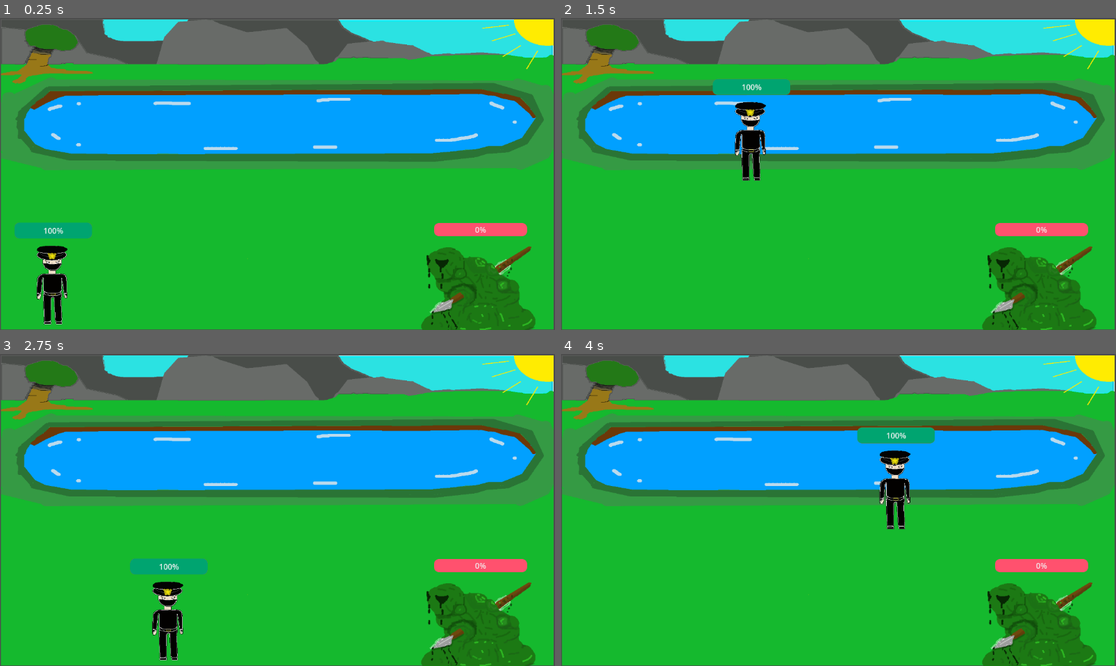
Above: before the commit, frames 1-4 (two rows, left to right).
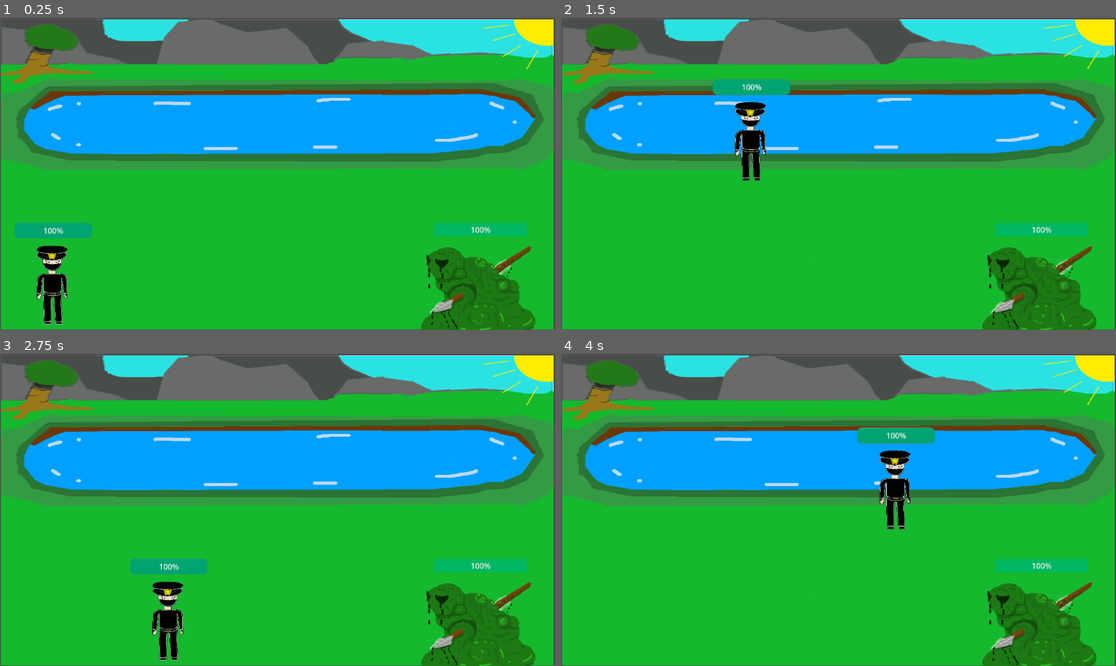
Above: after the commit, the same moments.

Repository: jwang5-dot/12-DT-Project
Game: Godot game, scene res://scene/Level_1_scene.tscn
The game is run twice, just before and just after one commit, with the same random seed, the same clock (stepped at 60 frames per second) and the same inputs. The project has no main scene, so this scene is started directly.
Inputs:
- Up to frame 1 (0.25 s): no input
- Up to frame 2 (1.5 s): tap Enter (ui_accept) at 0.5, 0.77 s; hold Right (ui_right) from 0.53 s (still down)
- Up to frame 3 (2.75 s): tap Enter (ui_accept) at 1.52 s; release Right (ui_right) at 2.03 s; hold Left (ui_left) from 2.03 s (still down)
- Up to frame 4 (4 s): release Left (ui_left) at 2.78 s; hold Right (ui_right) from 2.78 s (still down); tap Enter (ui_accept) at 3.02, 3.77 s

The runs differ from the first frame. In frame 1, 0.7% of the frame differs, in the area x 78-95%, y 65-70%; in frame 2, 0.7%; in frame 3, 0.7%; in frame 4, 0.7%.

Commit message:
attempt again for health

Diff:
--- a/assessment-game/scene/Player_2.tscn
+++ b/assessment-game/scene/Player_2.tscn
@@ -17,6 +17,10 @@
 corner_radius_bottom_right = 10
 corner_radius_bottom_left = 10
 
+[sub_resource type="CapsuleShape2D" id="CapsuleShape2D_03o14"]
+radius = 40.0
+height = 184.0
+
 [sub_resource type="CapsuleShape2D" id="CapsuleShape2D_bv3h5"]
 radius = 40.0
 height = 182.0
@@ -33,11 +37,18 @@
 theme_override_styles/background = SubResource("StyleBoxFlat_03o14")
 theme_override_styles/fill = SubResource("StyleBoxFlat_mepv0")
 
+[node name="Player2BasicDesign" type="Sprite2D" parent="." unique_id=1750448838]
+position = Vector2(2, -4.9999995)
+scale = Vector2(0.5833333, 0.60333335)
+texture = ExtResource("2_mepv0")
+
+[node name="Area2D" type="Area2D" parent="." unique_id=16967595]
+
+[node name="CollisionShape2D" type="CollisionShape2D" parent="Area2D" unique_id=1209528100]
+shape = SubResource("CapsuleShape2D_03o14")
+
 [node name="CollisionShape2D" type="CollisionShape2D" parent="." unique_id=1368636899]
 shape = SubResource("CapsuleShape2D_bv3h5")
 one_way_collision = true
 
-[node name="Player2BasicDesign" type="Sprite2D" parent="." unique_id=1750448838]
-position = Vector2(2, -4.9999995)
-scale = Vector2(0.5833333, 0.60333335)
-texture = ExtResource("2_mepv0")
+[connection signal="body_entered" from="Area2D" to="." method="_attack"]
--- a/assessment-game/scene/melee_enemy.tscn
+++ b/assessment-game/scene/melee_enemy.tscn
@@ -21,9 +21,9 @@
 radius = 113.0
 height = 228.0
 
-[node name="CharacterBody2D" type="CharacterBody2D" unique_id=967582635 node_paths=PackedStringArray("health_bar")]
+[node name="CharacterBody2D" type="CharacterBody2D" unique_id=967582635 node_paths=PackedStringArray("health_ui")]
 script = ExtResource("1_eph0u")
-health_bar = NodePath("ProgressBar")
+health_ui = NodePath("ProgressBar")
 
 [node name="ProgressBar" type="ProgressBar" parent="." unique_id=1290858401]
 offset_left = -87.0
--- a/assessment-game/script/melee_enemy.gd
+++ b/assessment-game/script/melee_enemy.gd
@@ -3,14 +3,15 @@
 const SPEED = 200.0
 
 @export var sprite: Sprite2D
-@export var health_bar: ProgressBar
+@export var health_ui: ProgressBar
 
 var health: int = 100
 var player: CharacterBody2D
 
 func _ready() -> void:
-	for node in get_tree().get_nodes_in_group("Player_2"):
-		player = node
+	health_ui.max_value = health
+	health_ui.value = health
+
 
 func take_damage() -> void:
 	if health > 1:
@@ -20,4 +21,4 @@
 
 func _take_damage(body: Node2D) -> void:
 	if body == player:
-		player.take_damage(10)
+		player.take_damage()
--- a/assessment-game/script/player_2.gd
+++ b/assessment-game/script/player_2.gd
@@ -46,3 +46,7 @@
 
 # Move the character
 	move_and_slide()
+
+
+func _attack(body: Node2D) -> void:
+	pass # Replace with function body.
